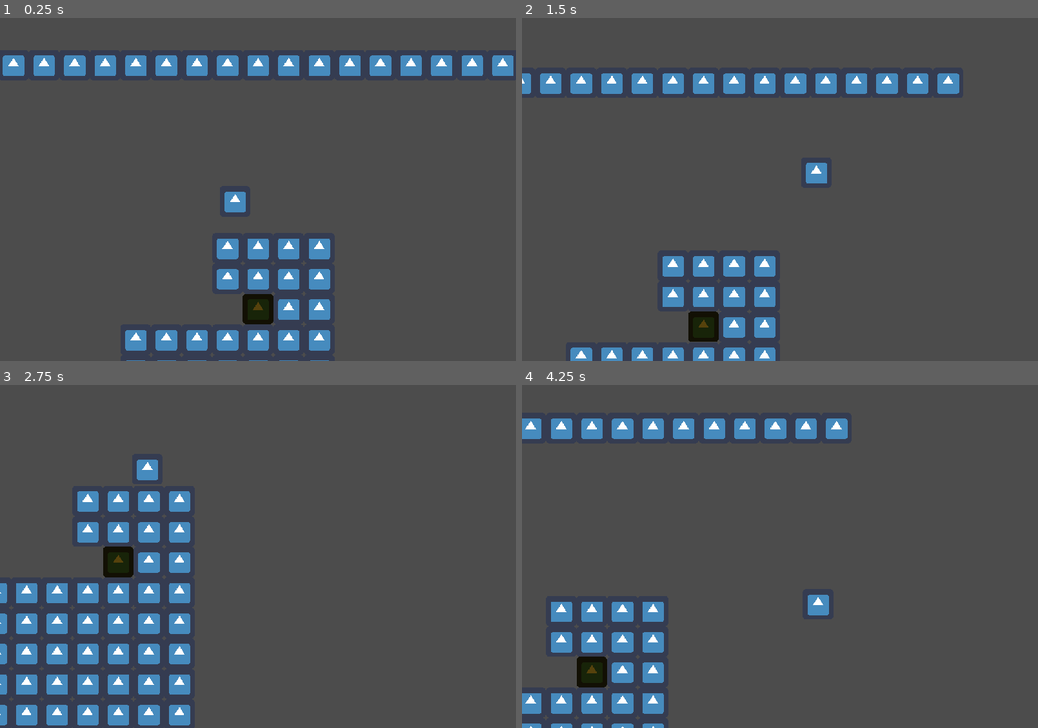
Above: before the commit, frames 1-4 (two rows, left to right).
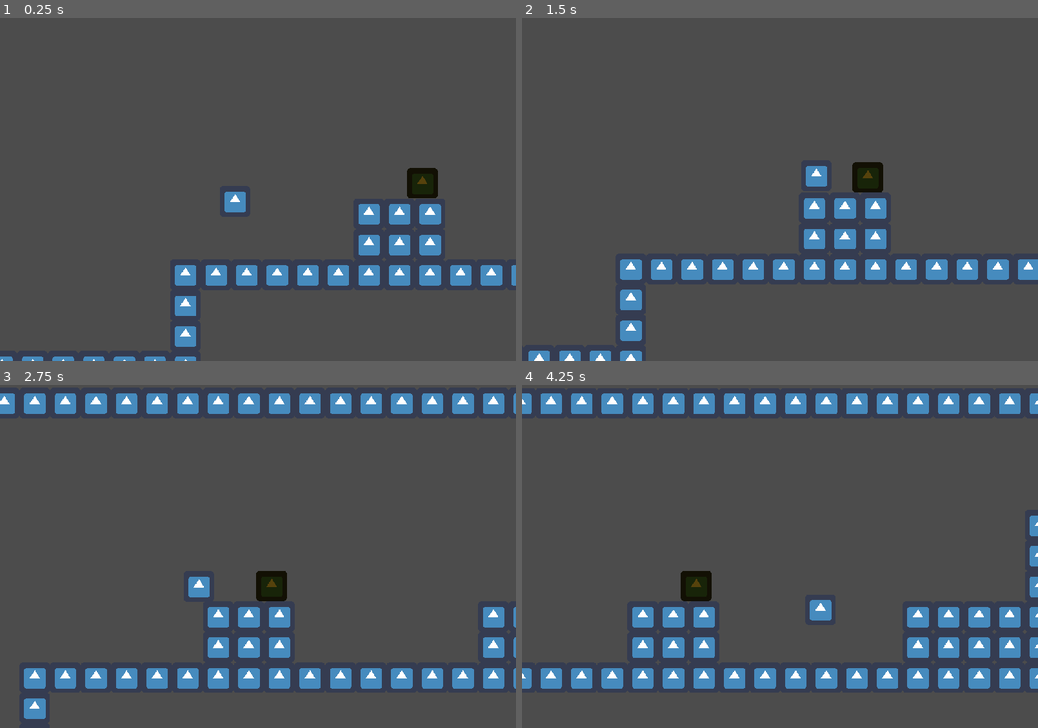
Above: after the commit, the same moments.

Repository: Juankadev/GGJ_2023
Game: Godot game, scene res://MainScene.tscn
Same seed, same stepped clock (60 frames per second), same inputs: the game is played once before the commit and once after it. The engine's default icon, where the game draws it, is replaced by a stand-in: a white triangle on a blue panel in a dark square.
Inputs:
- Up to frame 1 (0.25 s): no input
- Up to frame 2 (1.5 s): hold F (grab) 0.53-1.28 s; hold Right (move_right) from 0.53 s (still down); tap Space (jump) at 0.77 s; tap F (grab) at 1.35 s
- Up to frame 3 (2.75 s): tap Space (jump) at 1.52 s; release Right (move_right) at 2.03 s; hold Left (move_left) from 2.03 s (still down); hold F (grab) from 2.03 s (still down)
- Up to frame 4 (4.25 s): release Left (move_left) at 2.78 s; release F (grab) at 2.78 s; hold Right (move_right) from 2.78 s (still down); tap F (grab) at 2.85 s; tap Space (jump) at 3.02, 3.77 s; hold F (grab) from 3.53 s (still down)

The runs differ from the first frame. In frame 1, 13% of the frame differs, in the area x 0-100%, y 10-100%; in frame 2, 13%; in frame 3, 21%, in the area x 0-100%, y 2-100%; in frame 4, 19%.

Commit message:
ParentBox

Diff:
--- a/MainScene.tscn
+++ b/MainScene.tscn
@@ -6,6 +6,7 @@
 [ext_resource path="res://spikes/Spike.tscn" type="PackedScene" id=4]
 [ext_resource path="res://Camera2D.gd" type="Script" id=5]
 [ext_resource path="res://checkpoint/checkpoints.gd" type="Script" id=6]
+[ext_resource path="res://box/ParentBox.tscn" type="PackedScene" id=7]
 
 [sub_resource type="ConvexPolygonShape2D" id=1]
 points = PoolVector2Array( 64, 64, 0, 64, 0, 0, 64, 0 )
@@ -44,10 +45,10 @@
 [node name="TileMap" type="TileMap" parent="."]
 tile_set = SubResource( 2 )
 format = 1
-tile_data = PoolIntArray( -1245117, 0, 0, -1245116, 0, 0, -1 …(2121 unchanged characters)…  0, -786300, 0, 0, -786299, 0, 0, -786289, 0, 0, -786288, 0, 0, -786287, 0, 0, -786286, 0, 0, -720859, 0, 0, - …(4370 unchanged characters)…
+tile_data = PoolIntArray( -1245117, 0, 0, -1245116, 0, 0, -1 …(2121 unchanged characters)…  0, -786300, 0, 0, -786299, 0, 0, -786287, 0, 0, -786286, 0, 0, -720859, 0, 0, - …(4370 unchanged characters)…
 
 [node name="Player" parent="." instance=ExtResource( 1 )]
-position = Vector2( 9200, -928 )
+position = Vector2( 2952, -408 )
 __meta__ = {
 "_edit_group_": true
 }
@@ -61,14 +62,14 @@
 editor_draw_drag_margin = true
 script = ExtResource( 5 )
 
-[node name="Box2" parent="." instance=ExtResource( 3 )]
-position = Vector2( 3344, -416 )
+[node name="ParentBox2" parent="." instance=ExtResource( 7 )]
+position = Vector2( 9248, -672 )
 
 [node name="Box" parent="." instance=ExtResource( 3 )]
 position = Vector2( 2400, -96 )
 
-[node name="Box3" parent="." instance=ExtResource( 3 )]
-position = Vector2( 9248, -672 )
+[node name="ParentBox" parent="." instance=ExtResource( 7 )]
+position = Vector2( 3344, -416 )
 
 [node name="Position2D" type="Position2D" parent="."]
 position = Vector2( 2088, -128 )
--- /dev/null
+++ b/box/ParentBox.tscn
@@ -0,0 +1,7 @@
+[gd_scene load_steps=2 format=2]
+
+[ext_resource path="res://box/box.tscn" type="PackedScene" id=1]
+
+[node name="ParentBox" type="Position2D"]
+
+[node name="Box" parent="." instance=ExtResource( 1 )]
--- a/box/box.tscn
+++ b/box/box.tscn
@@ -9,7 +9,7 @@
 [sub_resource type="RectangleShape2D" id=2]
 extents = Vector2( 47, 32 )
 
-[node name="Box" type="KinematicBody2D"]
+[node name="Box" type="KinematicBody2D" groups=["box"]]
 script = ExtResource( 2 )
 
 [node name="Sprite" type="Sprite" parent="."]
--- a/spikes/Spike.gd
+++ b/spikes/Spike.gd
@@ -3,3 +3,6 @@
 func _on_Spike_body_entered(body: Node) -> void:
 	if body.is_in_group("player"):
 		body.position = $"../../Position2D".position
+
+	if body.is_in_group("box"):
+		body.position = Vector2.ZERO
Not shown: 1 places in MainScene.tscn that only renumber resources
